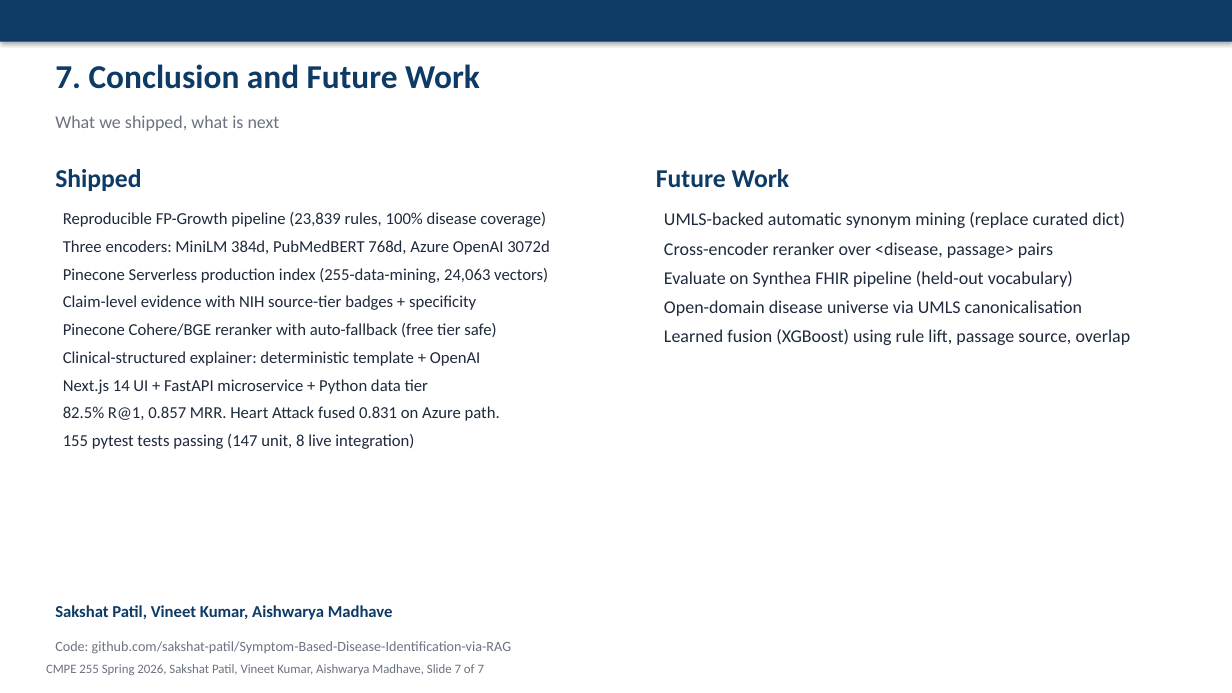
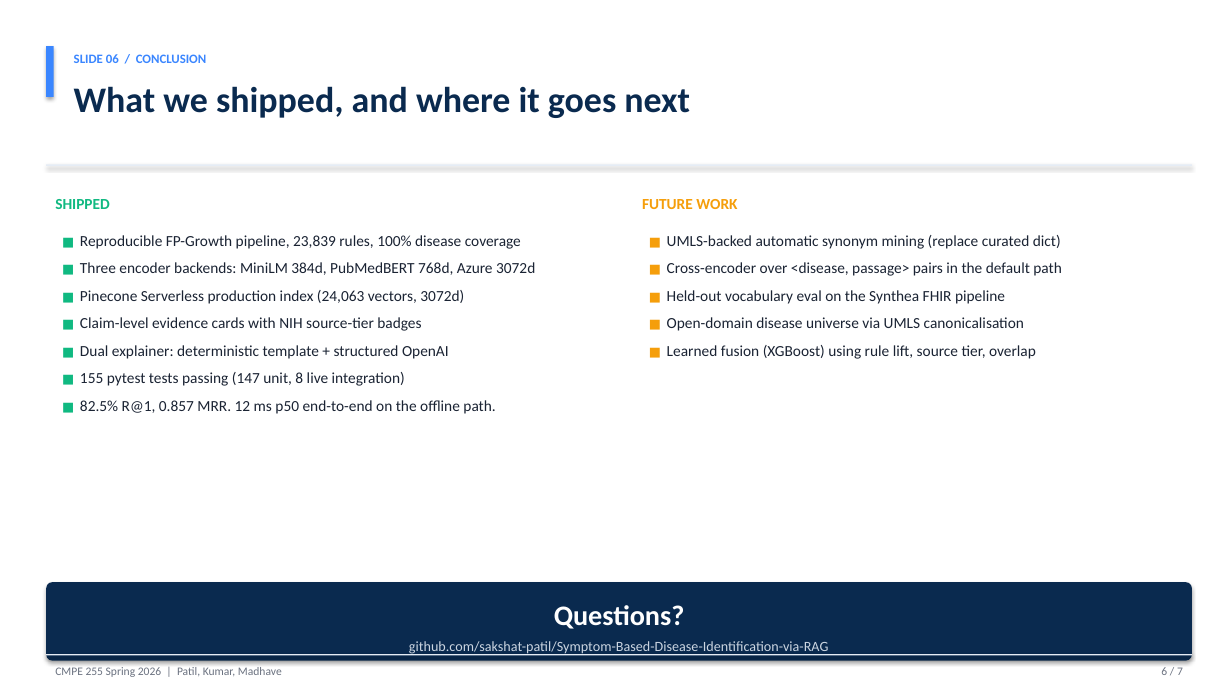
Before and after one commit to sakshat-patil/Symptom-Based-Disease-Identification-via-RAG, a slide deck: slide 7 of deliverables/slides/presentation.pptx (slide 8 before the commit). Drawn at 1232x693 pixels with LibreOffice and Linux fonts; fonts in the diff are those of the drawing. Boxes give left, top, right and bottom in pixels: in the first picture for what was removed or moved away, otherwise in the second. Text is boxed around its words. In the diff, an @@ line names an element or a change of style, - is before the commit and + after.

Commit message:
Polish report and slides; normalise to San Jose
  Slides: 7-slide demo subset (cover + 6 numbered) with stronger
  visual hierarchy. Big stat cards on the results slide, real alpha
  sweep PNG embedded, paired failure-mode cards on the problem slide,
  three-lane architecture with six step-chips, and a lessons slide
  with three bug cards. New eyebrow labels and accent stripes.

  Report (PDF + DOCX, kept in sync): tighter abstract leading with
  bolded R@1 / R@10 / MRR. Headline-metrics callout at the top of
  Section 6. New Section 6.7 covering the Azure OpenAI + Pinecone
  production demo with the cardiac-event numbers (Heart Attack fused
  0.831).

  San Jose normalised: dropped diacritic-encoded affiliation in the
  PDF byline and conclusion.

```diff
--- a/deliverables/slides/presentation.pptx
+++ b/deliverables/slides/presentation.pptx
@@ rectangle removed at [0,0,1232,42] @@
@@ rectangle added at [46,46,54,97], fill #3A86FF @@
@@ text added at [74,54,207,63], 10 pt, text #3A86FF, bold @@
+SLIDE 06 / CONCLUSION
@@ text removed at [55,64,480,89] @@
-7. Conclusion and Future Work
@@ text at [74,86,690,118]: text changed; size 14 to 28 pt; text colour #6B7280 to #0A2A4F; bold on @@
-What we shipped, what is next
+What we shipped, and where it goes next
@@ rectangle added at [46,165,1192,165], fill #E5ECF5 @@
@@ text at [55,199,110,209]: text changed; size 20 to 12 pt; text colour #0D3B66 to #10B981 @@
-Shipped
+SHIPPED
@@ text at [642,199,737,209]: text changed; size 20 to 12 pt; text colour #0D3B66 to #F59E0B @@
-Future Work
+FUTURE WORK
@@ text at [80,235,535,414]: text changed; size 13 to 12 pt; text colour #1F2A3D to #1A2333 @@
-Reproducible FP-Growth pipeline (23,839 rules, 100% disease coverage)
-Three encoders: MiniLM 384d, PubMedBERT 768d, Azure OpenAI 3072d
-Pinecone Serverless production index (255-data-mining, 24,063 vectors)
-Claim-level evidence with NIH source-tier badges + specificity
-Pinecone Cohere/BGE reranker with auto-fallback (free tier safe)
-Clinical-structured explainer: deterministic template + OpenAI
-Next.js 14 UI + FastAPI microservice + Python data tier
-82.5% R@1, 0.857 MRR. Heart Attack fused 0.831 on Azure path.
-155 pytest tests passing (147 unit, 8 live integration)
+■ Reproducible FP-Growth pipeline, 23,839 rules, 100% disease coverage
+■ Three encoder backends: MiniLM 384d, PubMedBERT 768d, Azure 3072d
+■ Pinecone Serverless production index (24,063 vectors, 3072d)
+■ Claim-level evidence cards with NIH source-tier badges
+■ Dual explainer: deterministic template + structured OpenAI
+■ 155 pytest tests passing (147 unit, 8 live integration)
+■ 82.5% R@1, 0.857 MRR. 12 ms p50 end-to-end on the offline path.
@@ text at [667,235,1062,359]: text changed; size 14 to 12 pt; text colour #1F2A3D to #1A2333 @@
-UMLS-backed automatic synonym mining (replace curated dict)
-Cross-encoder reranker over <disease, passage> pairs
-Evaluate on Synthea FHIR pipeline (held-out vocabulary)
-Open-domain disease universe via UMLS canonicalisation
-Learned fusion (XGBoost) using rule lift, passage source, overlap
+■ UMLS-backed automatic synonym mining (replace curated dict)
+■ Cross-encoder over <disease, passage> pairs in the default path
+■ Held-out vocabulary eval on the Synthea FHIR pipeline
+■ Open-domain disease universe via UMLS canonicalisation
+■ Learned fusion (XGBoost) using rule lift, source tier, overlap
@@ rounded rectangle added at [46,582,1192,661], fill #0A2A4F @@
@@ text removed at [55,605,393,620] @@
-Sakshat Patil, Vineet Kumar, Aishwarya Madhave
@@ text added at [554,605,685,629], 22 pt, text #FFFFFF, bold @@
+Questions?
@@ rectangle added at [46,654,1192,655], fill #E5ECF5 @@
@@ text at [409,641,828,655]: text changed; text colour #6B7280 to #CBD5E1 @@
-Code: github.com/sakshat-patil/Symptom-Based-Disease-Identification-via-RAG
+github.com/sakshat-patil/Symptom-Based-Disease-Identification-via-RAG
@@ text at [55,667,282,677]: text changed; size 10 to 9 pt @@
-CMPE 255 Spring 2026, Sakshat Patil, Vineet Kumar, Aishwarya Madhave, Slide 7 of 7
+CMPE 255 Spring 2026 | Patil, Kumar, Madhave
@@ text added at [1161,667,1183,675], 9 pt, text #6B7280 @@
+6 / 7
```
Also in this commit, not shown: 2 other slides changed, 4 slides added, 5 slides removed, 5 other files.
